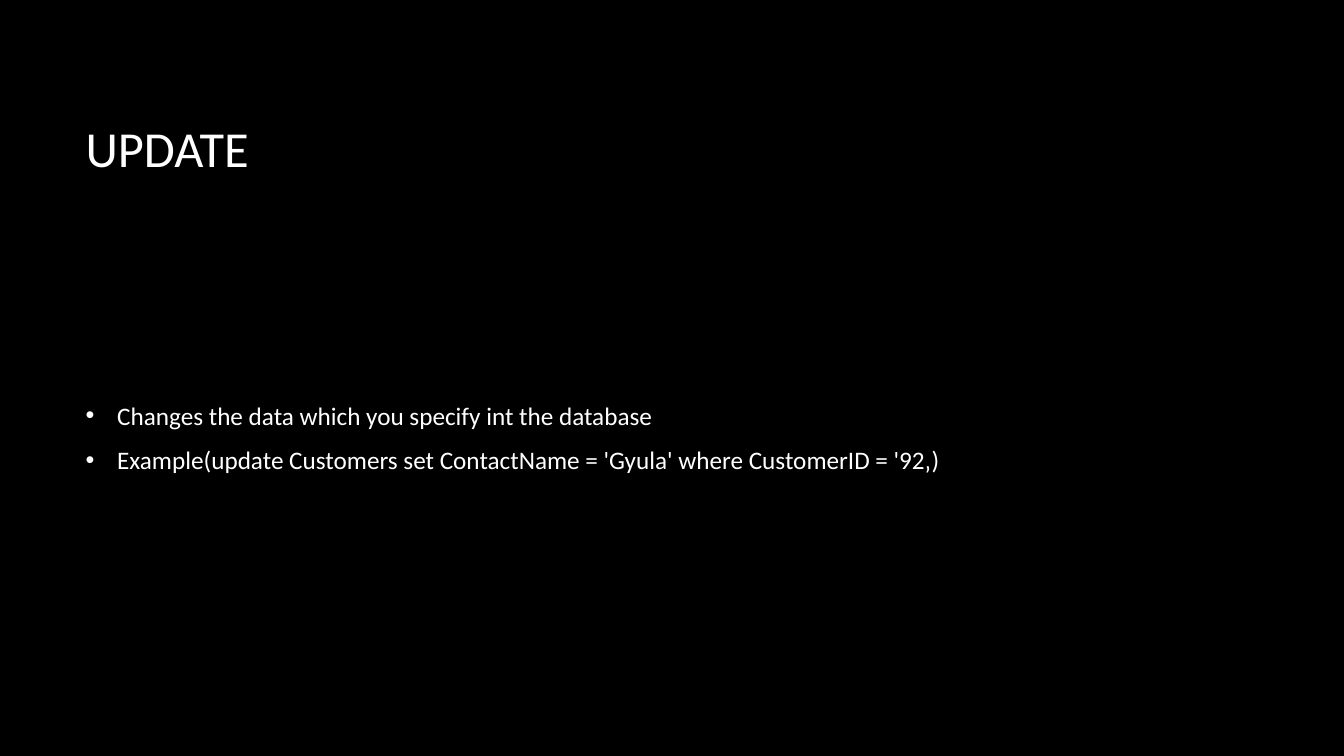
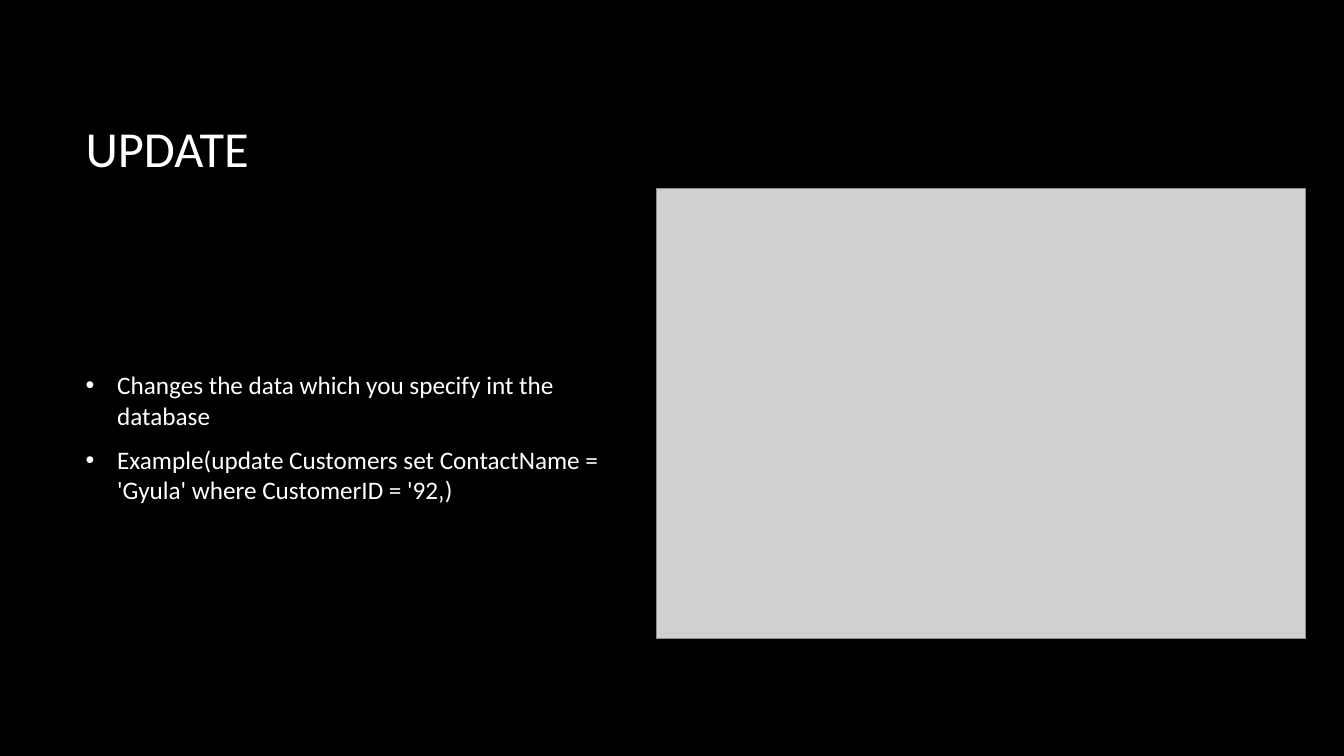
Before and after one commit to HajnalBendeguz1/IKT-01.23, a slide deck: slide 7 of SQL basics.pptx. Drawn at 1344x756 pixels with LibreOffice and Linux fonts; fonts in the diff are those of the drawing; grey boxes stand for pictures; background and template pictures are left out. Boxes give left, top, right and bottom in pixels: in the first picture for what was removed or moved away, otherwise in the second. Text is boxed around its words. In the diff, an @@ line names an element or a change of style, - is before the commit and + after.

```diff
--- a/SQL basics.pptx
+++ b/SQL basics.pptx
@@ picture added at [656, 189, 1306, 638] @@
@@ text "Changes the data which you ..." rewrapped from [117, 407, 940, 473] to [117, 376, 580, 503] @@
```
Also in this commit, not shown: 11 other slides changed, 1 slide removed.
